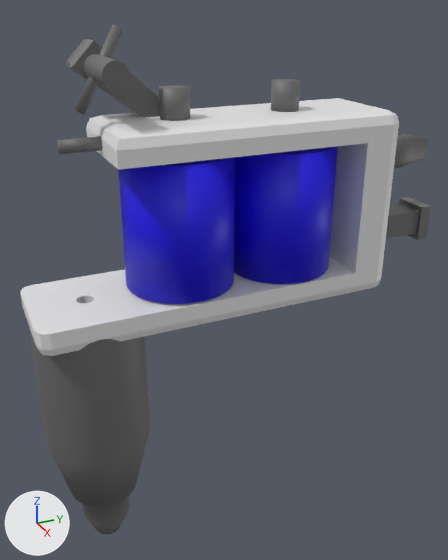
What one commit did to the FBX model Assets/Models/Gun.fbx.
Before and after are seen from a camera (50 mm lens) standing at (9.95, -1.8, 6.35) and looking at (-0.24, 2.78, 1.25). The axes (+X, +Y, +Z) are drawn at lower left. The lights are the same throughout. Where no turn or scale is listed for an object, it has been applied to the vertices.
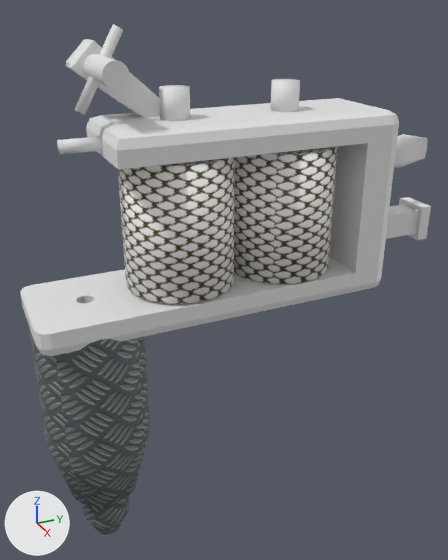
Boxes [x1, y1, x2, y2] around the edits, measured in the pictures (448 x 560 px):
'Cylinder', surface changed, recoloured (blue to grey)
    both: [34, 24, 431, 528]
part 1 of me_cylinder, recoloured
    both: [57, 24, 190, 154]
part 2 of me_cylinder, recoloured
    both: [386, 134, 431, 240]
part 3 of me_cylinder, recoloured (grey to white)
    both: [271, 79, 300, 112]

The edits, one by one:
Picture '1-8-aluminum-alloy_500x5002.png' (img_1_8_aluminum_alloy_500x5002_png) is new.
In material 'CoilMetal' (mat_coilmetal), base_color is no longer (0.00722, 0.0, 0.8), blue #1400e7.
In material 'CoilMetal' (mat_coilmetal), texture is now set to img_1_8_aluminum_alloy_500x5002_png.
Material 'HighlightMetal' (mat_highlightmetal) is new.
Its base color is (0.8, 0.8, 0.8) (white #e7e7e7).
me_cylinder has 914 vertices, 507 faces and spans x -1.0..1.0, y -1.0..7.25, z -3.8..5.96.
me_cylinder is used by ob_cylinder; location (0.0, 0.0, 0.0).
me_cylinder part 1: 142 of the faces centred in x -0.75..0.84, y -0.17..2.03, z 4.08..5.92 switch from mat_handlemetal (dark grey #6d6d6d) to mat_highlightmetal (white #e7e7e7).
me_cylinder part 2: 67 of the faces centred in x -0.36..0.36, y 6.09..7.23, z 1.64..3.77 switch from mat_handlemetal (dark grey #6d6d6d) to mat_highlightmetal (white #e7e7e7).
me_cylinder part 3: 33 of the faces centred in x -0.25..0.25, y 3.62..4.11, z 4.75..5.0 switch from mat_handlemetal (dark grey #6d6d6d) to mat_highlightmetal (white #e7e7e7).
